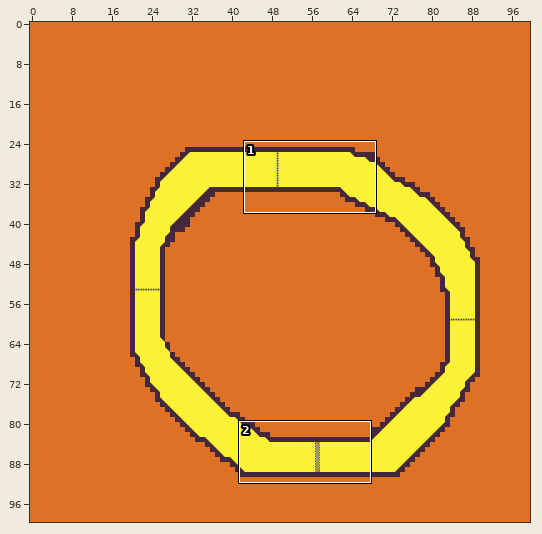
Tiled map -- assets/maps/Hot-Potato.tmx. The first picture is a wide view before the edit; the outline marks the close-up.
Close-up. Before the edit:
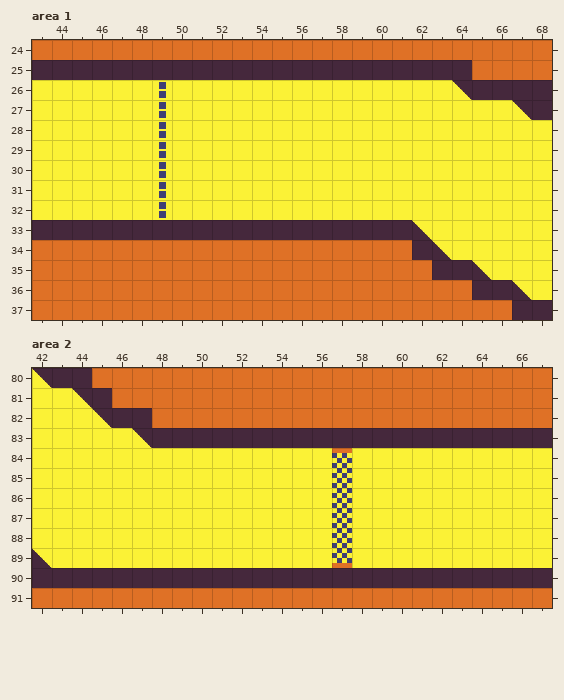
Cells are 32x32 px. Shown: area 1 x 43..68, y 24..37; area 2 x 42..67, y 80..91. The commit also changed other parts of the map, which this record leaves out.
After:
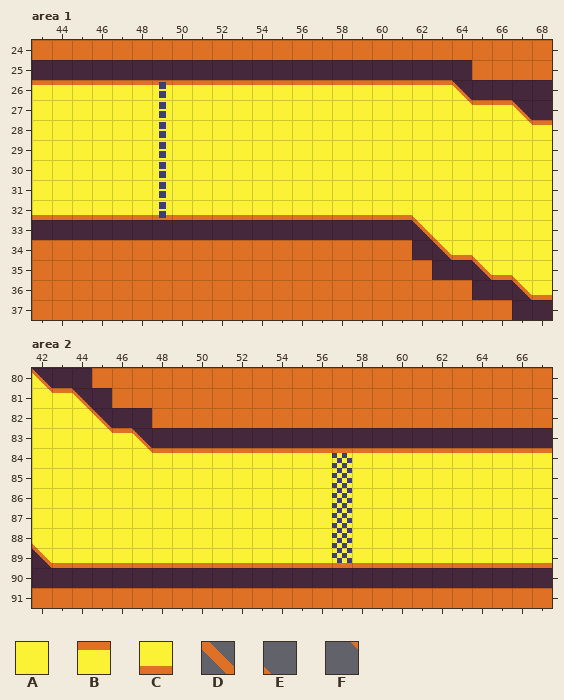
Key: from "testroad": A 2, B 8, C 9, D 26, E 28, F 31.
_ is an empty cell.
Changes in this commit:
Layer "Track", area 1:
y 26: x 49 A -> B
y 32: x 49 A -> C
Layer "dirt and checkpoints", area 1:
y 26: x 43..48 ______ -> BBBBBB; x 50..64 _______________ -> BBBBBBBBBBBBBBD
y 27: x 64..67 ____ -> FBBD
y 28: x 67..68 __ -> FB
y 32: x 43..48 ______ -> CCCCCC; x 50..62 _____________ -> CCCCCCCCCCCCE
y 33: x 62..63 __ -> DE
y 34: x 63..65 ___ -> DCE
y 35: x 65..67 ___ -> DCE
y 36: x 67..68 __ -> DC
Layer "dirt and checkpoints", area 2:
y 80: x 42 _ -> D
y 81: x 42..44 ___ -> FBD
y 82: x 44..45 __ -> FD
y 83: x 45..47 ___ -> FBD
y 84: x 47..56 __________ -> FBBBBBBBBB; x 58..67 __________ -> BBBBBBBBBB
y 88: x 42 _ -> E
y 89: x 42..56 _______________ -> DCCCCCCCCCCCCCC; x 58..67 __________ -> CCCCCCCCCC
Pixel boxes of the changes (left, top, right, bottom) in both close-ups:
changed: (32, 80, 552, 125)
changed: (32, 215, 552, 300)
added: (32, 368, 332, 453)
added: (352, 448, 552, 453)
added: (32, 543, 332, 568)
added: (352, 563, 552, 568)
